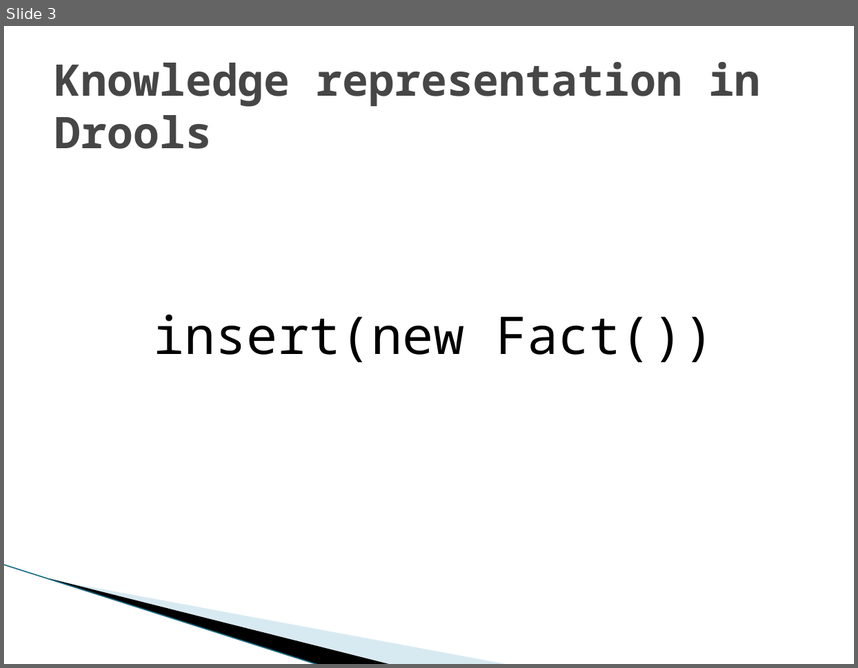
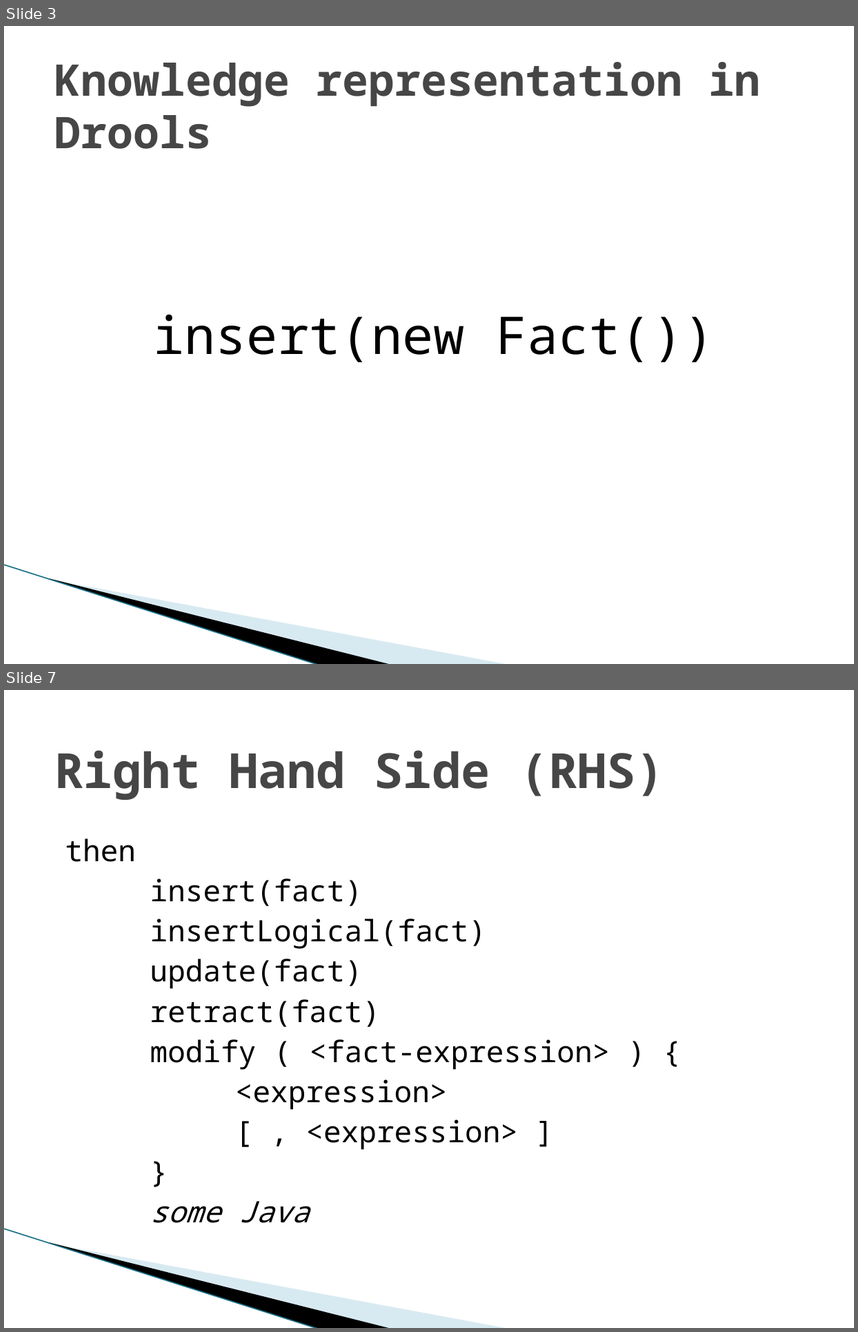
Before and after one commit to gspandy/drools-presentation-and-examples, a slide deck: drools-business-rules-engine.pptx. Shown one above the other, each under a label of ours: slide 3 before the commit, slides 3 and 7 after it; the slides between them are not shown. The pictures are 858x668 and 858x1332 pixels, drawn with LibreOffice and Linux fonts; fonts in the diff are those of the drawing; background and template pictures are left out. Boxes give left, top, right and bottom in pixels: in the first picture for what was removed or moved away, otherwise in the second. Text is boxed around its words. In the diff, an @@ line names an element or a change of style, - is before the commit and + after.

```diff
--- a/drools-business-rules-engine.pptx
+++ b/drools-business-rules-engine.pptx
@@ slide 7 added at bbox=[4, 690, 854, 1328], background #FFFFFF; not listed: 3 template elements that a slide beside it also shows @@
@@ title added at bbox=[55, 750, 664, 800], 41 pt, text #464646, bold @@
+Right Hand Side (RHS)
@@ text added at bbox=[65, 838, 610, 1223], 25 pt, text #000000 @@
+then
+insert(fact)
+insertLogical(fact)
+update(fact)
+retract(fact)
+modify ( <fact-expression> ) {
+<expression>
+[ , <expression> ]
+}
+some Java
```
Also in this commit, not shown: 3 slides changed, 10 other slides added, 3 other files.
